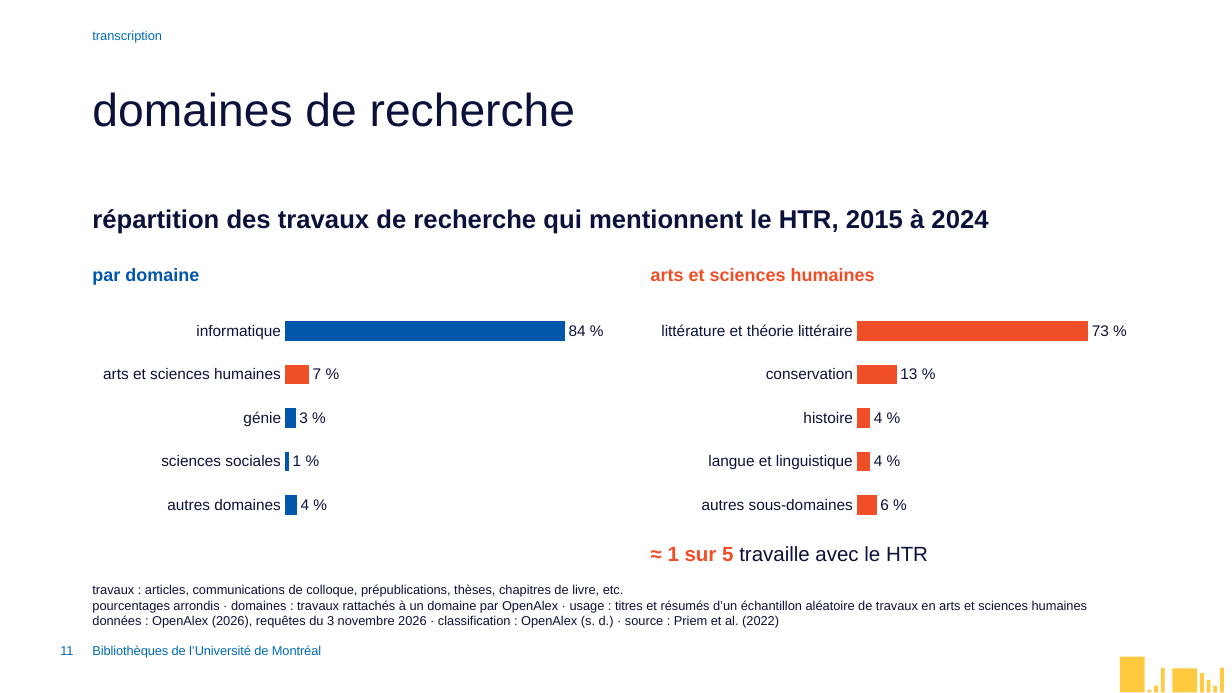
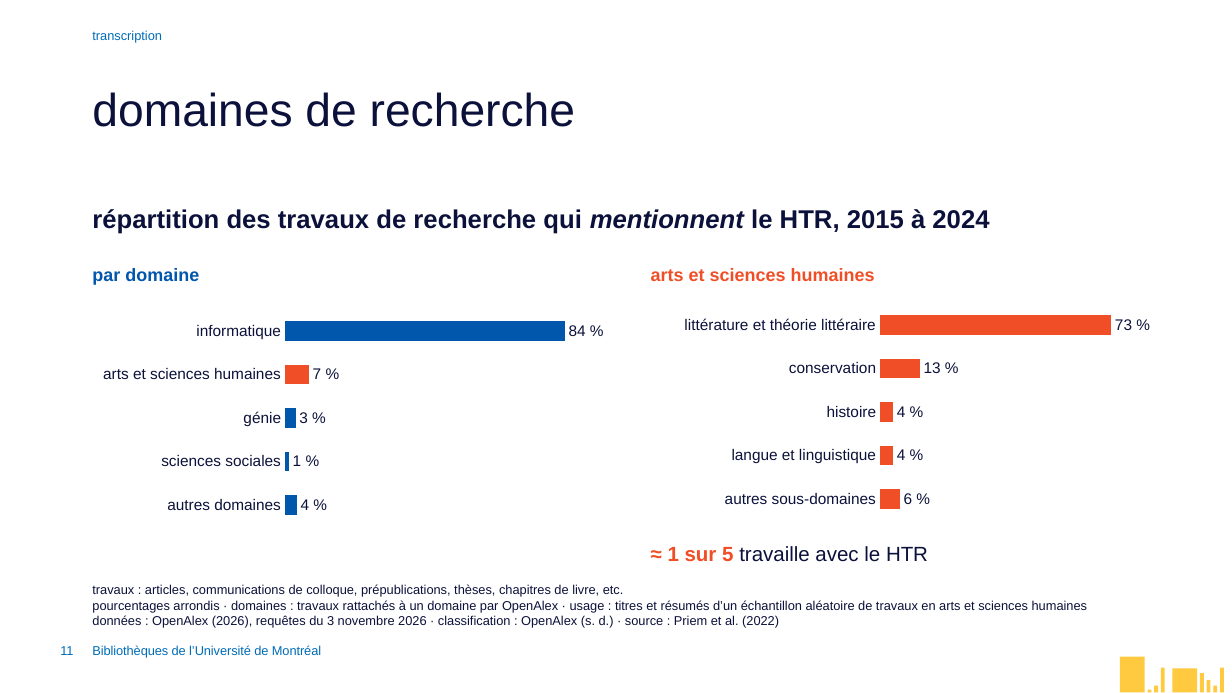
Before and after one commit to bibudem/atelier-transcription-nov2026, a slide deck: slide 11 of exposé_magistral.pptx. Drawn at 1232x693 pixels with LibreOffice and Linux fonts; fonts in the diff are those of the drawing. Boxes give left, top, right and bottom in pixels: in the first picture for what was removed or moved away, otherwise in the second. Text is boxed around its words. In the diff, an @@ line names an element or a change of style, - is before the commit and + after.

```diff
--- a/exposé_magistral.pptx
+++ b/exposé_magistral.pptx
@@ text "répartition des travaux de recherche ..." at (92,209,989,234): italic on in "mentionnent" @@
@@ bar chart: place and size @@
-bar chart at (651,305,1186,531)
+bar chart at (674,299,1209,525)
```
Also in this commit, not shown: 4 other slides changed.
